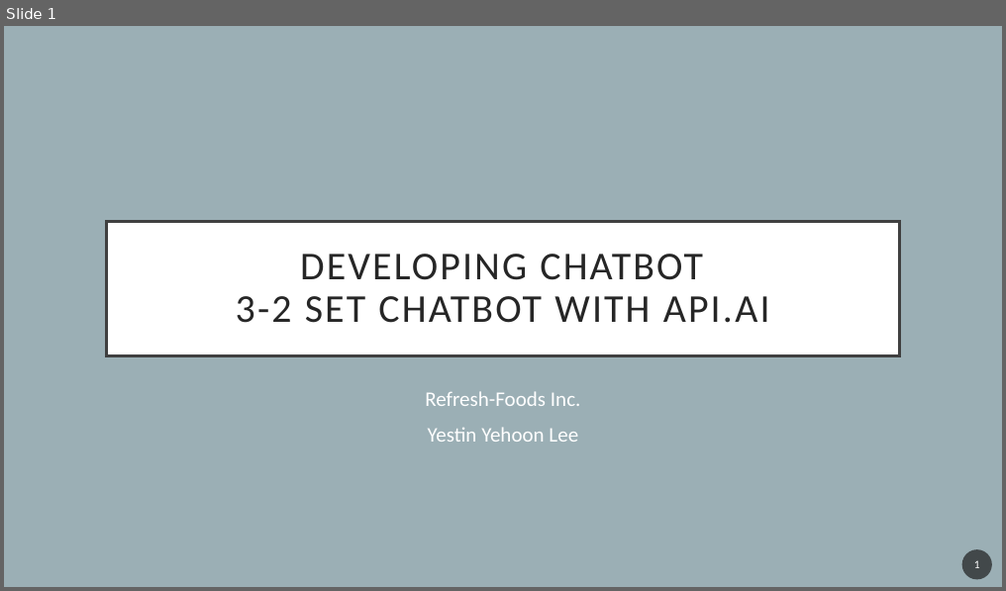
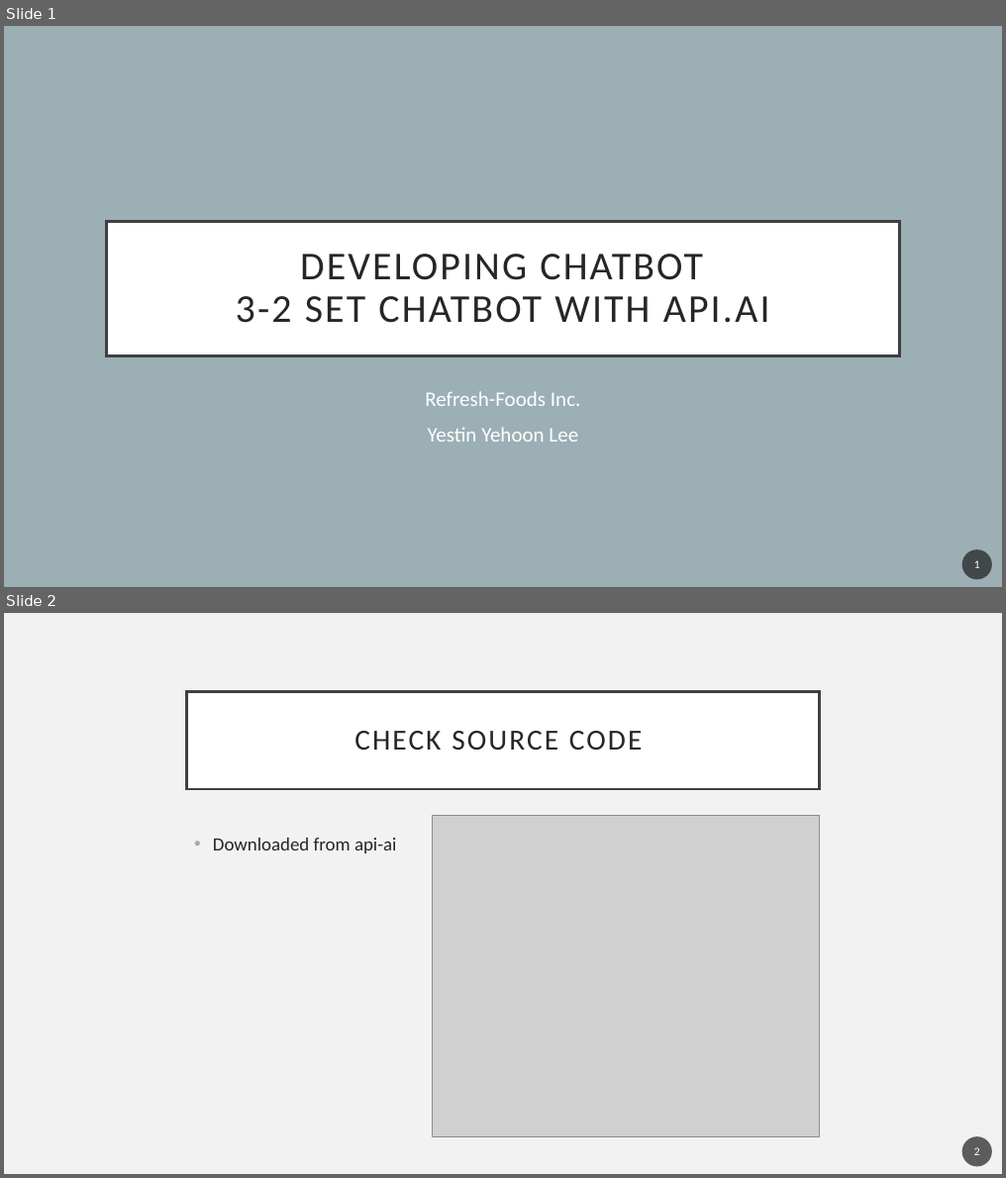
Before and after one commit to YehoonLee3/ChatBotCourse, a slide deck: 3-2 Set ChatBot with API.AI.pptx. Shown one above the other, each under a label of ours: slide 1 before the commit, slides 1 and 2 after it. The pictures are 1006x591 and 1006x1178 pixels, drawn with LibreOffice and Linux fonts; fonts in the diff are those of the drawing; grey boxes stand for pictures. Boxes give left, top, right and bottom in pixels: in the first picture for what was removed or moved away, otherwise in the second. Text is boxed around its words. In the diff, an @@ line names an element or a change of style, - is before the commit and + after.

```diff
--- a/3-2 Set ChatBot with API.AI.pptx
+++ b/3-2 Set ChatBot with API.AI.pptx
@@ slide 2 added at (x1=4, y1=613, x2=1002, y2=1174), background #F2F2F2 @@
@@ title added at (x1=187, y1=691, x2=819, y2=789), fill #FFFFFF, outline #404040 2.5 pt, 28 pt, text #262626 @@
+CHECK SOURCE CODE
@@ picture added at (x1=433, y1=816, x2=820, y2=1137) @@
@@ text added at (x1=213, y1=838, x2=396, y2=854), 18 pt, text #262626 @@
+• Downloaded from api-ai
@@ page number added at (x1=962, y1=1137, x2=992, y2=1167), fill #1D1D1D at 70% opacity, 11 pt, text #FFFFFF @@
+2
```
Also in this commit, not shown: 3 other slides added, 1 slide removed, 4 other files.
